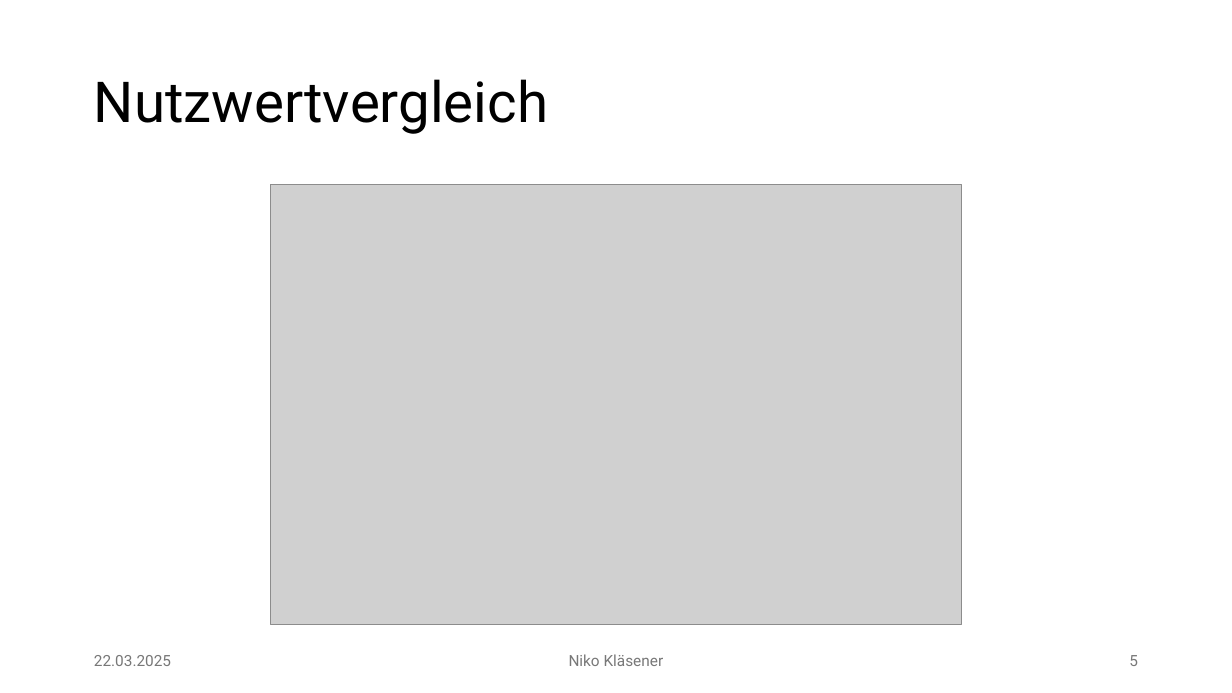
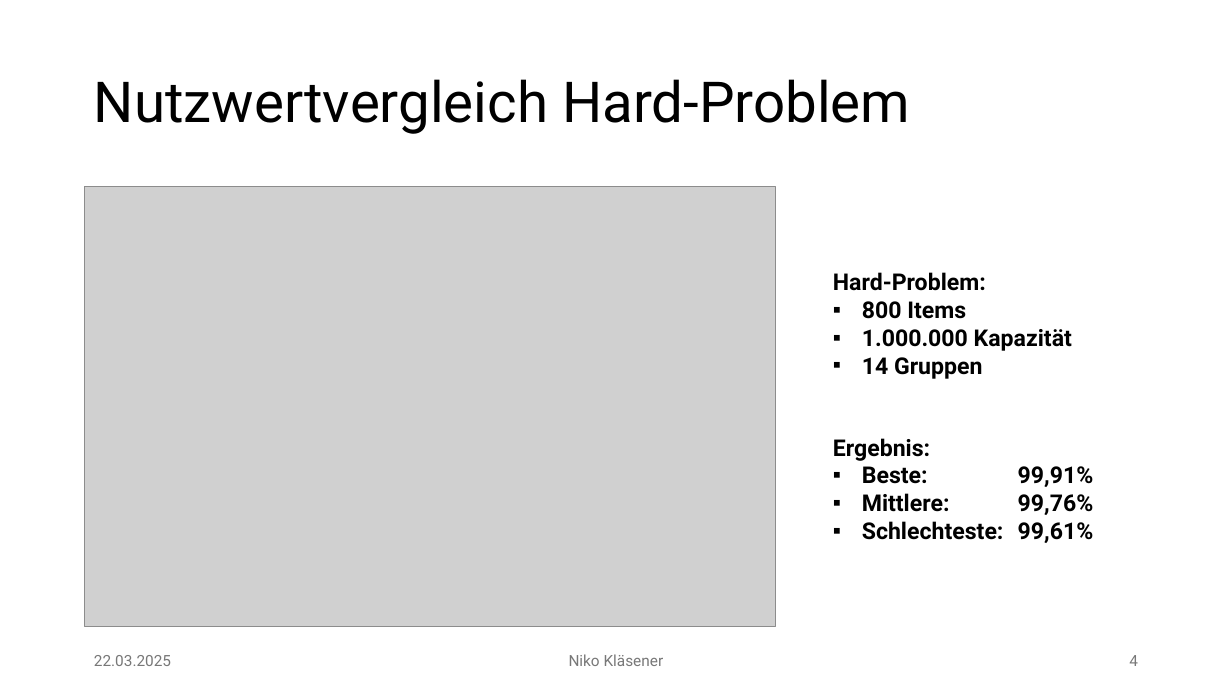
Before and after one commit to Niggo1299/BMO-Projekt, a slide deck: slide 4 of BMO-Projekt.pptx (slide 5 before the commit). Drawn at 1232x693 pixels with LibreOffice and Linux fonts; fonts in the diff are those of the drawing; grey boxes stand for pictures; background and template pictures are left out. Boxes give left, top, right and bottom in pixels: in the first picture for what was removed or moved away, otherwise in the second. Text is boxed around its words. In the diff, an @@ line names an element or a change of style, - is before the commit and + after.

```diff
--- a/BMO-Projekt.pptx
+++ b/BMO-Projekt.pptx
@@ title at <box>94,79,910,134</box>: text changed @@
-Nutzwertvergleich
+Nutzwertvergleich Hard-Problem
@@ picture: place and size @@
-picture at <box>271,185,961,625</box>
+picture at <box>85,187,775,627</box>
@@ text added at <box>833,272,1072,379</box>, 18 pt, text #000000, bold @@
+Hard-Problem:
+▪ 800 Items
+▪ 1.000.000 Kapazität
+▪ 14 Gruppen
@@ text added at <box>833,438,1094,543</box>, 18 pt, text #000000, bold @@
+Ergebnis:
+▪ Beste: 99,91%
+▪ Mittlere: 99,76%
+▪ Schlechteste: 99,61%
@@ page number at <box>1129,655,1138,666</box>: text changed @@
-5
+4
```
Also in this commit, not shown: 5 other slides changed, 3 slides added, 11 other files.
